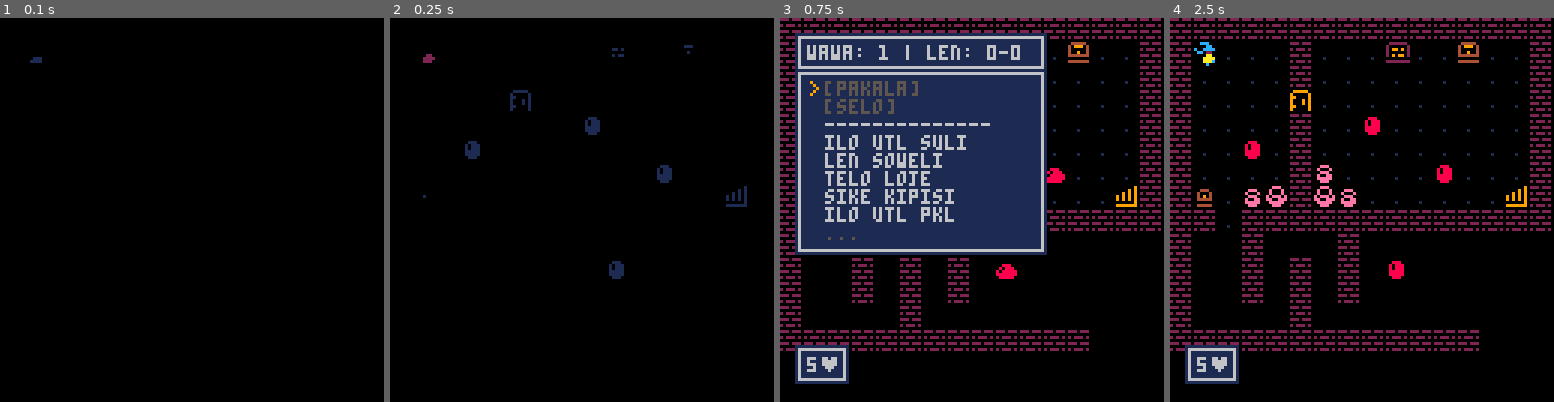
Above: before the commit, frames 1-4 (left to right).
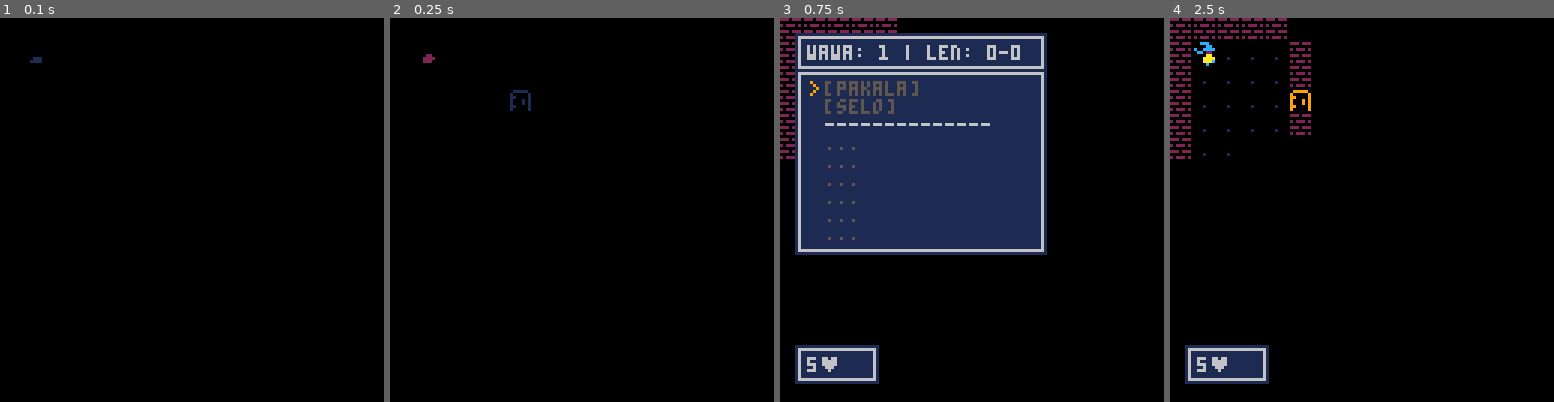
Above: after the commit, the same moments.

Repository: eduvf/tomo_monsuta
Game: PICO-8 cartridge tomo_monsuta.p8
Same seed, same stepped clock (60 frames per second), same inputs: the game is played once before the commit and once after it.
Inputs:
- Up to frame 1 (0.1 s): no input
- Up to frame 2 (0.25 s): no input
- Up to frame 3 (0.75 s): tap X (X key) at 0.33 s; tap O (Z key) at 0.7 s
- Up to frame 4 (2.5 s): tap X (X key) at 1.07, 1.85 s; hold Right 1.6-2.1 s; tap O (Z key) at 1.7, 2.1 s; hold Up 2.15-2.42 s; hold Right from 2.47 s (still down)

Frame 1 is identical in both runs. In frame 2, 0.8% of the frame differs, in the area x 8-93%, y 7-68%; in frame 3, 10%; in frame 4, 12%, in the area x 0-100%, y 0-96%.

Commit message:
jump to ep 27 + change names to match original

Diff:
--- a/draw.lua
+++ b/draw.lua
@@ -2,7 +2,9 @@
 	cls(0)
 	map()
 	for m in all(die_mob) do
-		draw_mob(m)
+		if sin(time()*8) > 0 then
+			draw_mob(m)
+		end
 		m.dur -= 1
 
 		if m.dur <= 0 then
@@ -15,7 +17,25 @@
 	end
 
 	if _upd == update_throw then
-		line(p_mob.x * 8 + 4, p_mob.y * 8 + 4, p_mob.x * 8 + throw_x * 16 + 4, p_mob.y * 8 + throw_y * 16 + 4, 7)
+		-- line(p_mob.x * 8 + 4, p_mob.y * 8 + 4, p_mob.x * 8 + throw_x * 16 + 4, p_mob.y * 8 + throw_y * 16 + 4, 7)
+		local tx, ty = throw_tile()
+		local lx1, ly1 = p_mob.x * 8 + 3 + throw_x * 4, p_mob.y * 8 + 3 + throw_y * 4
+		local lx2, ly2 = mid(0, tx * 8 + 3, 127), mid(0, ty * 8 + 3, 127)
+		rectfill(lx1 + throw_y, ly1 + throw_x, lx2 - throw_y, ly2 - throw_x, 0)
+
+		local thorw_anim, m = flr(t/7) % 2 == 0, get_mob(tx, ty)
+		if thorw_anim then
+			fillp(0b1010010110100101)
+		else
+			fillp(0b0101101001011010)
+		end
+		line(lx1, ly1, lx2, ly2, 7)
+		fillp()
+		oprint8('+', lx2 - 1, ly2 - 2, 7, 0)
+
+		if m and thorw_anim then
+			m.flash=1
+		end
 	end
 
 	for x = 0, 15 do
@@ -32,12 +52,12 @@
 end
 
 function draw_mob(m)
-	local c = false
-	if (m.flash > 0) and (t % 2) == 0 then
+	local c = 10
+	if m.flash > 0 then
 		m.flash -= 1
 		c = 7
 	end
-	sprite(get_frame(m.anim), m.x * 8 + m.ox, m.y * 8 + m.oy, m.fx, c)
+	draw_spr(get_frame(m.anim), m.x * 8 + m.ox, m.y * 8 + m.oy, c, m.fx)
 end
 
 function draw_gameover()
--- a/gameplay.lua
+++ b/gameplay.lua
@@ -3,7 +3,7 @@
 	local dest_y = p_mob.y + dy
 	local tile = mget(dest_x, dest_y)
 
-	if is_walkable(dest_x, dest_y, 'check mobs') then
+	if is_walkable(dest_x, dest_y, 'checkmobs') then
 		-- move
 		sfx(63)
 		mob_walk(p_mob, dx, dy)
@@ -16,14 +16,16 @@
 		_upd = update_p_turn
 
 		local mob = get_mob(dest_x, dest_y)
-		if not mob then
+		if mob then
+			sfx(58)
+			hit_mob(p_mob, mob)
+		else
 			-- trigger interaction
 			if fget(tile, 1) then
 				trig_bump(tile, dest_x, dest_y)
-			end
-		else
-			sfx(58)
-			hit_mob(p_mob, mob)
+			else
+				skip_ai = true
+			end
 		end
 	end
 
@@ -35,10 +37,18 @@
 		-- vase
 		sfx(59)
 		mset(dest_x, dest_y, 1)
+		if rnd(4) < 1 then
+			local item = flr(rnd(#itm_name)) + 1
+			take_item(item)
+			show_msg(itm_name[item], 60)
+		end
 	elseif tile == 10 or tile == 12 then
 		-- chest
 		sfx(61)
 		mset(dest_x, dest_y, tile - 1)
+		local item = flr(rnd(#itm_name)) + 1
+		take_item(item)
+		show_msg(itm_name[item], 60)
 	elseif tile == 13 then
 		-- door
 		sfx(62)
@@ -46,7 +56,7 @@
 	elseif tile == 6 then
 		-- stone tablet
 		-- show_msg('toki! o pona!', 60)
-		show_dlg({'o toki!','','o sewi e tomo','monsuta. o kama','jo e poki pi','kiwen jelo.'})
+		show_talk({'o toki!','','o sewi e tomo','monsuta. o kama','jo e poki pi','kiwen jelo.'})
 	end
 end
 
@@ -67,7 +77,7 @@
 			return not fget(tile, 2)
 		else
 			if not fget(tile, 0) then
-				if mode == 'check mobs' then
+				if mode == 'checkmobs' then
 					return not get_mob(x, y)
 				end
 				return true
@@ -81,13 +91,13 @@
 	return 0 <= x and x <= 15 and 0 <= y and y <= 15
 end
 
-function hit_mob(atk_m, def_m)
-	local dmg = atk_m.atk
-	local def = def_m.defmin + flr(rnd(def_m.defmax - def_m.defmin + 1))
+function hit_mob(atk_m, def_m, raw_dmg)
+	local dmg = atk_m and atk_m.atk or raw_dmg
+	local def = def_m.def_min + flr(rnd(def_m.def_max - def_m.def_min + 1))
 	dmg -= min(def, dmg)
 
 	def_m.hp -= dmg
-	def_m.flash = 4
+	def_m.flash = 10
 
 	add_float('-'..dmg, def_m.x * 8, def_m.y * 8, 9)
 
@@ -95,7 +105,7 @@
 		-- if def_m is player
 		add(die_mob, def_m)
 		del(mob, def_m)
-		def_m.dur = 8
+		def_m.dur = 10
 	end
 end
 
@@ -109,7 +119,7 @@
 
 function check_end()
 	if p_mob.hp <= 0 then
-		boxes = {}
+		windows = {}
 		_upd = update_gameover
 		_drw = draw_gameover
 		fade_out()
@@ -184,8 +194,8 @@
 function calc_dist(tx, ty)
 	local cand, step = {}, 0
 	dist_map = blank_map(-1)
+	add(cand, {x = tx, y = ty})
 	dist_map[tx][ty] = 0
-	add(cand, {x = tx, y = ty})
 
 	repeat
 		step += 1
@@ -218,8 +228,8 @@
 	end
 
 	p_mob.atk = atk
-	p_mob.defmin = d_min
-	p_mob.defmax = d_max
+	p_mob.def_min = d_min
+	p_mob.def_max = d_max
 end
 
 function eat(item, m)
@@ -232,5 +242,31 @@
 end
 
 function throw()
-	_upd = update_game
-end
+	local item, tx, ty = inv[throw_slt], throw_tile()
+
+	if in_bounds(tx, ty) then
+		local m = get_mob(tx, ty)
+		if m then
+			if itm_type[item] == 'food' then
+				eat(item, m)
+			else
+				hit_mob(nil, m, itm_stat1[item])
+				sfx(58)
+			end
+		end
+	end
+	mob_bump(p_mob, throw_x, throw_y)
+
+	inv[throw_slt] = nil
+	p_t = 0
+	_upd = update_p_turn
+end
+
+function throw_tile()
+	local tx, ty = p_mob.x, p_mob.y
+	repeat
+		tx += throw_x
+		ty += throw_y
+	until not is_walkable(tx, ty, 'checkmobs')
+	return tx, ty
+end
--- a/main.lua
+++ b/main.lua
@@ -6,16 +6,16 @@
 	dir_x = {-1, 1, 0, 0, 1, 1,-1,-1}
 	dir_y = { 0, 0,-1, 1,-1, 1, 1,-1}
 
-	throw_dir, throw_x, throw_y = 2, 0, 0
+	throw_x, throw_y = 0, -1
 
 	mob_anim = {240, 192}
 	mob_atk = {1, 1}
-	mob_hp = {5, 2}
+	mob_hp = {5, 1}
 	mob_los = {4, 4}
 
 	itm_name = {'ilo utl suli', 'len soweli', 'telo loje', 'sike kipisi', 'ilo utl pkl'}
 	itm_type = {'weapon', 'armor', 'food', 'throw', 'weapon'}
-	itm_stat1 = {2, 0, 1, 0, 1}
+	itm_stat1 = {2, 0, 1, 1, 1}
 	itm_stat2 = {0, 2, 0, 0, 0}
 
 	dbg = {}
@@ -26,13 +26,13 @@
 	t += 1
 
 	_upd()
-	anim_float()
-	update_hp_box()
+	do_floats()
+	do_hp_wind()
 end
 
 function _draw()
 	_drw()
-	draw_boxes()
+	draw_windows()
 	check_fade()
 
 	cursor(4, 4)
@@ -40,16 +40,17 @@
 	for text in all(dbg) do
 		print(text)
 	end
-	color()
 end
 
 function start_game()
 	fadeperc = 1 -- fade
 	btn_buff = -1
 
+	skip_ai = false
+
 	mob = {}
 	die_mob = {}
-	p_mob = add_mob(1, 1, 1 )
+	p_mob = add_mob(1, 1, 1)
 
 	for x = 0, 15 do
 		for y = 0, 15 do
@@ -63,23 +64,20 @@
 	p_t = 0
 
 	inv, eqp = {}, {}
-	take_item(1)
-	take_item(2)
-	take_item(3)
-	take_item(4)
-	take_item(5)
+	-- take_item(1)
+	-- take_item(2)
+	-- take_item(3)
+	-- take_item(4)
+	-- take_item(5)
 
-	boxes = {}
-	opened_box = nil
+	windows = {}
 	float = {}
+	fog = blank_map(1)
+	talk_wind = nil
 
-	-- set to blank_map(0) to disable fog
-	fog = blank_map(0)
-
-	hp_box = add_box(5, 5, 18, 13, {})
+	hp_wind = add_wind(5, 5, 28, 13, {})
 
 	_upd = update_game
 	_drw = draw_game
-
 	unfog()
 end
--- a/mobs.lua
+++ b/mobs.lua
@@ -1,20 +1,20 @@
-function add_mob(type, x, y)
+function add_mob(typ, x, y)
 	local m = {
 		x = x, y = y,
 		ox = 0, oy = 0,
 		fx = false,
 		anim = {},
 		flash = 0,
-		hp = mob_hp[type],
-		hp_max = mob_hp[type],
-		atk = mob_atk[type],
-		defmin = 0,
-		defmax = 0,
-		los = mob_los[type],
+		hp = mob_hp[typ],
+		hp_max = mob_hp[typ],
+		atk = mob_atk[typ],
+		def_min = 0,
+		def_max = 0,
+		los = mob_los[typ],
 		task = ai_wait
 	}
 	for i = 0, 3 do
-		add(m.anim, mob_anim[type] + i)
+		add(m.anim, mob_anim[typ] + i)
 	end
 	add(mob, m)
 	return m
@@ -50,12 +50,11 @@
 
 function move_bump(self)
 	local time = p_t > 0.5 and 1 - p_t or p_t
-
 	self.ox = self.sx * time
 	self.oy = self.sy * time
 end
 
-function follow_ai()
+function do_ai()
 	local moving = false
 
 	for m in all(mob) do
--- a/tools.lua
+++ b/tools.lua
@@ -2,11 +2,9 @@
 	return anim[flr(t/8) % #anim + 1]
 end
 
-function sprite(id, x, y, fx, c)
+function draw_spr(id, x, y, c, fx)
 	palt(0, false)
-	if c then
-		pal(8, 7)
-	end
+	pal(6, c)
 	spr(id, x, y, 1, 1, fx)
 	pal()
 end
@@ -53,15 +51,15 @@
 	until _wait < 0
 end
 
-function fade_out(speed, wait)
+function fade_out(speed, _wait)
 	if speed == nil then speed = 0.04 end
-	if wait == nil then wait = 0 end
+	if _wait == nil then _wait = 0 end
 	repeat
 		fadeperc = min(fadeperc + speed, 1)
 		fade()
 		flip()
 	until fadeperc == 1
-	wait(wait)
+	wait(_wait)
 end
 
 function blank_map(default)
--- a/ui.lua
+++ b/ui.lua
@@ -1,49 +1,48 @@
-function add_box(x, y, w, h, text)
-	local b = {
+function add_wind(x, y, w, h, text)
+	local w = {
 		x = x, y = y,
 		w = w, h = h,
 		text = text
 	}
-	add(boxes, b)
-	return b
+	add(windows, w)
+	return w
 end
 
-function draw_boxes()
-	for b in all(boxes) do
-		local x, y, w, h = b.x, b.y, b.w, b.h
+function draw_windows()
+	for win in all(windows) do
+		local x, y, w, h = win.x, win.y, win.w, win.h
 		rectf(x, y, w, h, 1)
 		rect(x + 1, y + 1, x + w -2, y + h -2, 6)
-
 		x += 4
 		y += 4
 		clip(x, y, w - 7, h - 7)
-		if b.cursor then
+		if win.cursor then
 			x += 6
 		end
-		for i = 1, #b.text do
-			local t, c = b.text[i], 6
-			if b.color and b.color[i] then
-				c = b.color[i]
+		for i = 1, #win.text do
+			local t, c = win.text[i], 6
+			if win.color and win.color[i] then
+				c = win.color[i]
 			end
 			print(t, x, y, c)
-			if i == b.cursor then
+			if i == win.cursor then
 				spr(255, x - 5 + sin(time()), y)
 			end
 			y += 6
 		end
 		clip()
 
-		if b.dur then
-			b.dur -= 1
-			if b.dur <= 0 then
-				b.y += h / 4
-				b.h -= h / 2
-				if b.h < 3 then
-					del(boxes, b)
+		if win.dur then
+			win.dur -= 1
+			if win.dur <= 0 then
+				win.y += h / 4
+				win.h -= h / 2
+				if win.h < 3 then
+					del(windows, win)
 				end
 			end
 		else
-			if b.btn then
+			if win.btn then
 				oprint8(
 					'❎',
 					x + w - 15,
@@ -57,13 +56,13 @@
 
 function show_msg(text, dur)
 	local w = (#text + 2) * 4 + 6
-	local b = add_box(63 - w / 2, 50, w, 13, {' '..text})
-	b.dur = dur
+	local win = add_wind(63 - w / 2, 50, w, 13, {' '..text})
+	win.dur = dur
 end
 
-function show_dlg(text)
-	opened_box = add_box(16, 50, 94, #text * 6 + 7, text)
-	opened_box.btn = true
+function show_talk(text)
+	talk_wind = add_wind(16, 50, 94, #text * 6 + 7, text)
+	talk_wind.btn = true
 end
 
 function add_float(text, x, y, c)
@@ -73,7 +72,7 @@
 		ty = y - 10, t = 0})
 end
 
-function anim_float()
+function do_floats()
 	for f in all(float) do
 		f.y += (f.ty - f.y) / 10
 		f.t += 1
@@ -83,13 +82,13 @@
 	end
 end
 
-function update_hp_box()
-	hp_box.text[1] = p_mob.hp .. '♥'
+function do_hp_wind()
+	hp_wind.text[1] = p_mob.hp .. '♥'
 	local hp_y = 5
 	if p_mob.y < 8 then
 		hp_y = 110
 	end
-	hp_box.y += (hp_y - hp_box.y) / 5
+	hp_wind.y += (hp_y - hp_wind.y) / 5
 end
 
 function show_inv()
@@ -119,17 +118,17 @@
 		end
 	end
 
-	inv_box = add_box(5, 17, 84, 62, text)
-	inv_box.cursor = 1
-	inv_box.color = color
+	inv_wind = add_wind(5, 17, 84, 62, text)
+	inv_wind.cursor = 1
+	inv_wind.color = color
 
-	stats_box = add_box(5, 5, 84, 13, {'wawa: '..p_mob.atk..' | len: '..p_mob.defmin..'-'..p_mob.defmax})
+	stat_wind = add_wind(5, 5, 84, 13, {'wawa: '..p_mob.atk..' | len: '..p_mob.def_min..'-'..p_mob.def_max})
 
-	active_box = inv_box
+	curr_wind = inv_wind
 end
 
 function show_use()
-	local item = inv_box.cursor < 3 and eqp[inv_box.cursor] or inv[inv_box.cursor - 3]
+	local item = inv_wind.cursor < 3 and eqp[inv_wind.cursor] or inv[inv_wind.cursor - 3]
 	if item == nil then
 		return
 	end
@@ -146,13 +145,13 @@
 	end
 	add(text, 'o weka')
 
-	use_box = add_box(84, inv_box.cursor * 6 + 11, 36, 7 + #text * 6, text)
-	use_box.cursor = 1
-	active_box = use_box
+	use_wind = add_wind(84, inv_wind.cursor * 6 + 11, 36, 7 + #text * 6, text)
+	use_wind.cursor = 1
+	curr_wind = use_wind
 end
 
 function trig_use()
-	local verb, i, after = use_box.text[use_box.cursor], inv_box.cursor, 'monsi'
+	local verb, i, back = use_wind.text[use_wind.cursor], inv_wind.cursor, true
 	local item = i < 3 and eqp[i] or inv[i - 3]
 
 	if verb == 'o weka' then
@@ -170,36 +169,27 @@
 		eqp[slot] = item
 	elseif verb == 'o moku' then
 		eat(item, p_mob)
+		_upd = update_p_turn
 		inv[i - 3] = nil
 		p_mob.move = nil
-		after = 'turn'
+		p_t = 0
+		back = false
 	elseif verb == 'o pana' then
-		after = 'throw'
+		_upd = update_throw
+		throw_slt = i - 3
+		back = false
 	end
 
 	update_stats()
+	use_wind.dur = 0
 
-	if after == 'monsi' then
-		use_box.dur = 0
-		del(boxes, inv_box)
-		del(boxes, stats_box)
+	if back then
+		del(windows, inv_wind)
+		del(windows, stat_wind)
 		show_inv()
-		inv_box.cursor = i
-	elseif after == 'turn' then
-		use_box.dur = 0
-		inv_box.dur = 0
-		stats_box.dur = 0
-		p_t = 0
-		_upd = update_p_turn
-	elseif after == 'game' then
-		use_box.dur = 0
-		inv_box.dur = 0
-		stats_box.dur = 0
-		_upd = update_game
-	elseif after == 'throw' then
-		use_box.dur = 0
-		inv_box.dur = 0
-		stats_box.dur = 0
-		_upd = update_throw
+		inv_wind.cursor = i
+	else
+		inv_wind.dur = 0
+		stat_wind.dur = 0
 	end
 end
--- a/update.lua
+++ b/update.lua
@@ -1,31 +1,31 @@
 function update_game()
-	if opened_box then
+	if talk_wind then
 		if get_btn() == 5 then
-			opened_box.dur = 0
-			opened_box = nil
+			talk_wind.dur = 0
+			talk_wind = nil
 		end
 	else
-		buff_btn()
-		act_btn(btn_buff)
+		do_btn_buff()
+		do_btn(btn_buff)
 		btn_buff = -1
 	end
 end
 
 function update_inv()
-	move_menu(active_box)
+	move_menu(curr_wind)
 	if btnp(4) then
-		if active_box == inv_box then
+		if curr_wind == inv_wind then
 			_upd = update_game
-			inv_box.dur = 0
-			stats_box.dur = 0
-		elseif active_box == use_box then
-			use_box.dur = 0
-			active_box = inv_box
+			inv_wind.dur = 0
+			stat_wind.dur = 0
+		elseif curr_wind == use_wind then
+			use_wind.dur = 0
+			curr_wind = inv_wind
 		end
 	elseif btnp(5) then
-		if active_box == inv_box and inv_box.cursor != 3 then
+		if curr_wind == inv_wind and inv_wind.cursor != 3 then
 			show_use()
-		elseif active_box == use_box then
+		elseif curr_wind == use_wind then
 			-- confirm
 			trig_use()
 		end
@@ -33,30 +33,29 @@
 end
 
 function update_throw()
-	local btn = get_btn()
-	if btn >= 0 and btn <= 3 then
-		throw_dir = btn
+	local b = get_btn()
+	if b >= 0 and b <= 3 then
+		throw_x = dir_x[b + 1]
+		throw_y = dir_y[b + 1]
 	end
-	throw_x = dir_x[throw_dir + 1]
-	throw_y = dir_y[throw_dir + 1]
-	if btn == 4 then
+	if b == 4 then
 		_upd = update_game
-	elseif btn == 5 then
+	elseif b == 5 then
 		throw()
 	end
 end
 
-function move_menu(box)
+function move_menu(w)
 	if btnp(2) then
-		box.cursor -= 1
+		w.cursor -= 1
 	elseif btnp(3) then
-		box.cursor += 1
+		w.cursor += 1
 	end
-	box.cursor = ((box.cursor - 1) % #box.text) + 1
+	w.cursor = ((w.cursor - 1) % #w.text) + 1
 end
 
 function update_p_turn()
-	buff_btn()
+	do_btn_buff()
 	p_t = min(p_t + 0.2, 1)
 
 	if p_mob.move then
@@ -66,13 +65,18 @@
 	if p_t == 1 then
 		_upd = update_game
 		if check_end() then
-			follow_ai()
+			if skip_ai then
+				skip_ai = false
+			else
+				do_ai()
+			end
 		end
+		calc_dist(p_mob.x, p_mob.y)
 	end
 end
 
 function update_ai_turn()
-	buff_btn()
+	do_btn_buff()
 	p_t = min(p_t + 0.2, 1)
 
 	for m in all(mob) do
@@ -94,7 +98,7 @@
 	end
 end
 
-function buff_btn()
+function do_btn_buff()
 	if btn_buff == -1 then
 		btn_buff = get_btn()
 	end
@@ -109,12 +113,12 @@
 	return -1
 end
 
-function act_btn(btn)
-	if btn < 0 then
+function do_btn(b)
+	if b < 0 then
 		return
-	elseif btn < 4 then
-		move_player(dir_x[btn+1], dir_y[btn+1])
-	elseif btn == 5 then
+	elseif b < 4 then
+		move_player(dir_x[b+1], dir_y[b+1])
+	elseif b == 5 then
 		show_inv()
 	end
 end
Not shown, changed: the sound effects (__sfx__) section of tomo_monsuta.p8
